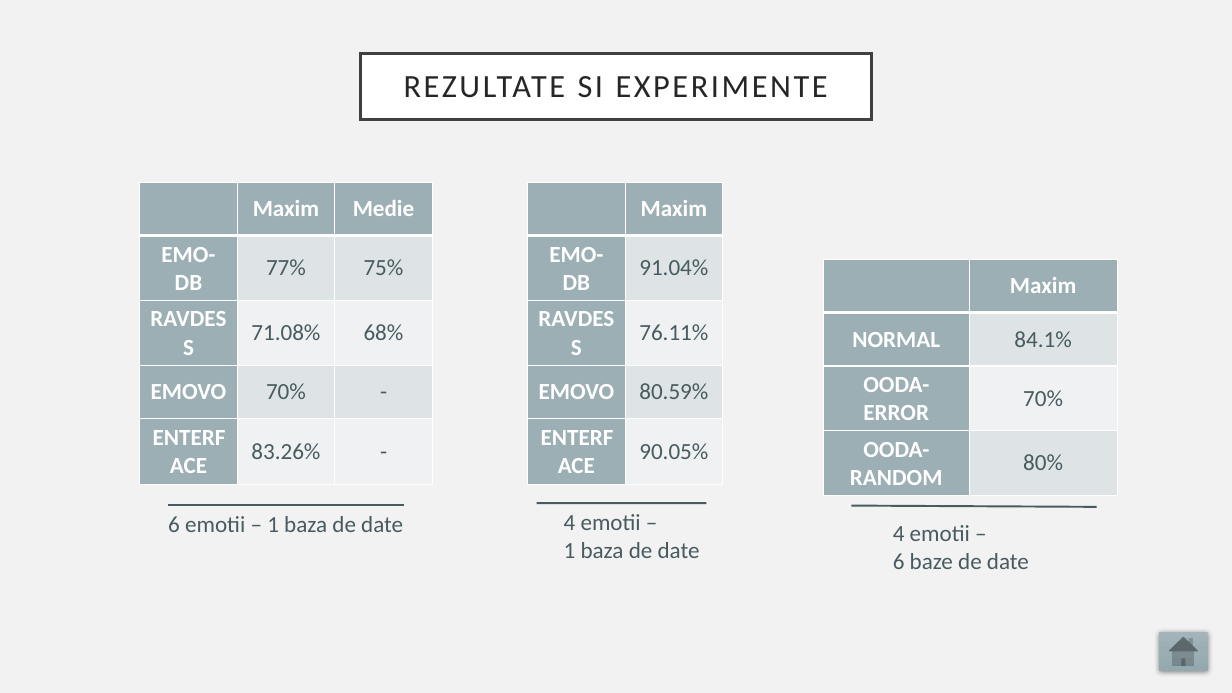
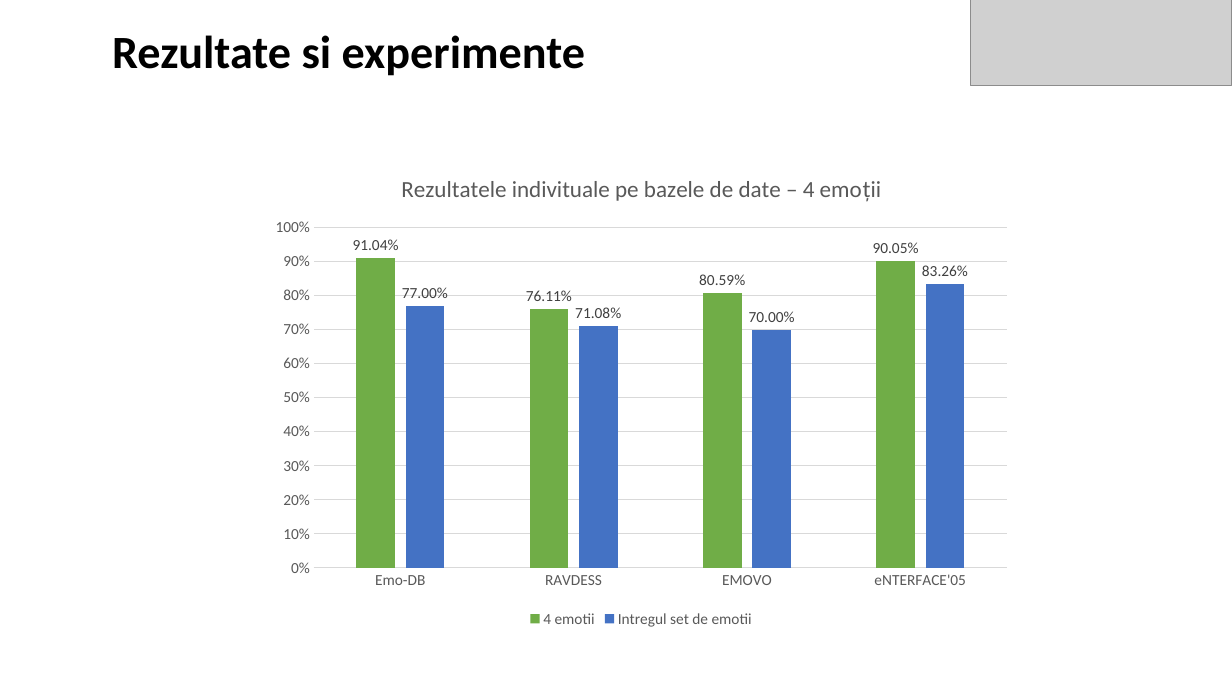
Before and after one commit to raulsteleac/Speech_Emotion_Recognition, a slide deck: slide 13 of LucrareLicenta/PrezentareLucrare.pptx (slide 11 before the commit). Drawn at 1232x693 pixels with LibreOffice and Linux fonts; fonts in the diff are those of the drawing; grey boxes stand for pictures. Boxes give left, top, right and bottom in pixels: in the first picture for what was removed or moved away, otherwise in the second. Text is boxed around its words. In the diff, an @@ line names an element or a change of style, - is before the commit and + after.

```diff
--- a/LucrareLicenta/PrezentareLucrare.pptx
+++ b/LucrareLicenta/PrezentareLucrare.pptx
@@ background #F2F2F2 to #FFFFFF @@
@@ text "Rezultate si experimente": place and size @@
-text "Rezultate si experimente" at box(360, 54, 872, 119)
+text "Rezultate si experimente" at box(112, 35, 585, 76)
@@ text "Rezultate si experimente" at box(112, 35, 585, 76): fill #FFFFFF to none; outline #404040 2.5 pt to none @@
@@ picture added at box(970, 0, 1232, 86) @@
@@ text at box(112, 35, 585, 76): text changed; size 25.2 to 36 pt; text colour #262626 to #000000; bold on @@
-REZULTATE SI EXPERIMENTE
+Rezultate si experimente
@@ column chart added at box(261, 155, 1023, 632) @@
+title "Rezultatele indivituale pe bazele de date – 4 emoții "
+categories: Emo-DB, RAVDESS, EMOVO, eNTERFACE'05
+4 emotii: 0.9104, 0.7611, 0.8059, 0.9005
+Intregul set de emotii: 0.77, 0.7108, 0.7, 0.8326
@@ table removed at box(140, 182, 433, 495), 5 rows, 3 columns @@
- | Maxim | Medie
-EMO-DB | 77% | 75%
-RAVDESS | 71.08% | 68%
-EMOVO | 70% | -
-ENTERFACE | 83.26% | -
@@ table removed at box(528, 182, 724, 495), 5 rows, 2 columns @@
- | Maxim
-EMO-DB | 91.04%
-RAVDESS | 76.11%
-EMOVO | 80.59%
-ENTERFACE | 90.05%
@@ table removed at box(823, 259, 1117, 495), 4 rows, 2 columns @@
- | Maxim
-NORMAL | 84.1%
-OODA-ERROR | 70%
-OODA-RANDOM | 80%
@@ line removed from (168, 506) to (404, 506) @@
@@ line removed from (537, 504) to (707, 504) @@
@@ line removed from (851, 506) to (1097, 507) @@
@@ text removed at box(168, 516, 403, 532) @@
-6 emotii – 1 baza de date
@@ text removed at box(564, 514, 700, 558) @@
-4 emotii –
-1 baza de date
@@ text removed at box(893, 525, 1029, 569) @@
-4 emotii –
-6 baze de date
@@ action button home removed at box(1160, 632, 1208, 671) @@
```
Also in this commit, not shown: 5 other slides changed, 10 slides added, 6 slides removed, 1 other file.
